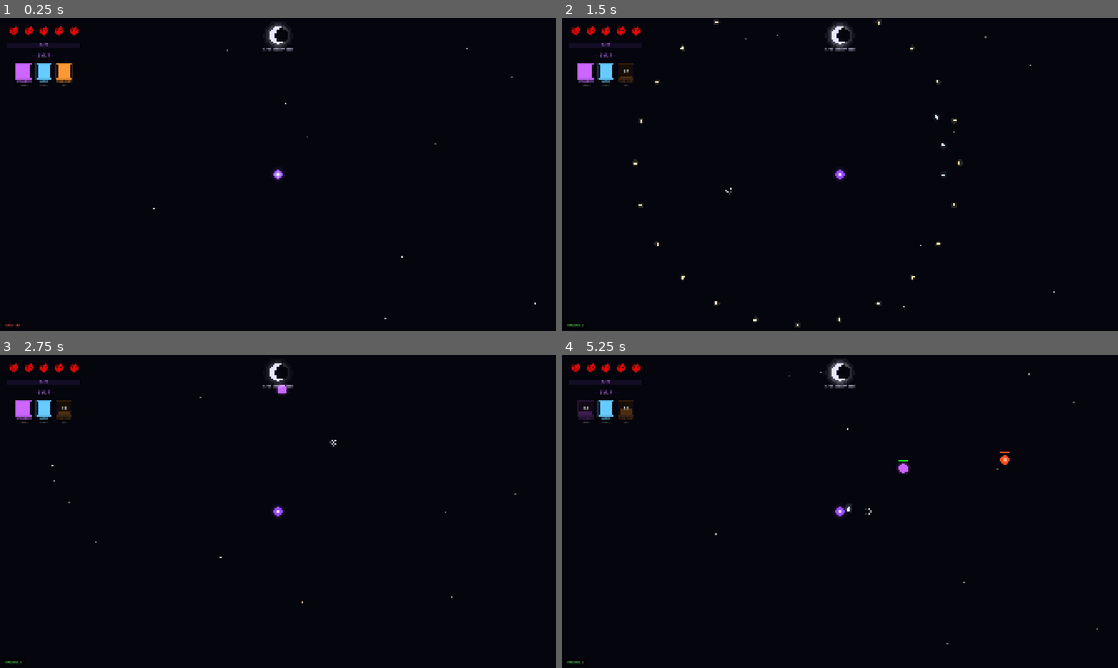
Above: before the commit, frames 1-4 (two rows, left to right).
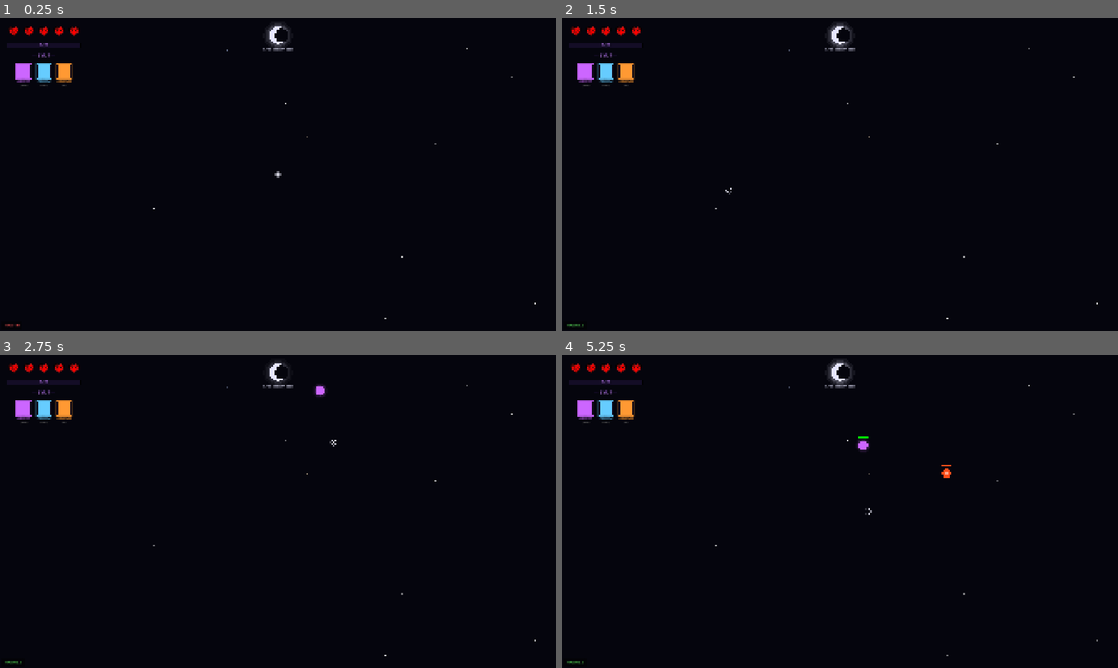
Above: after the commit, the same moments.

Repository: Himanshu-Jorwal/Disorder
Game: Godot game, scene res://Scenes/Game/world.tscn
Two runs of this game, one before a commit and one after it. Both use one fixed random seed, a clock stepped at 60 frames per second and the inputs below. This scene is started directly instead of the project's main scene.
Inputs (mouse positions are in pixels of both pictures, inside the frame that each line leads up to):
- Up to frame 1 (0.25 s): no input
- Up to frame 2 (1.5 s): tap Enter at 0.5 s; move the mouse to (962, 158) at 0.52 s; hold D 0.53-1.28 s; hold X 0.53-1.28 s; click (962, 158) at 0.67 s; move the mouse to (728, 190) at 1.27 s; hold S from 1.28 s (still down); tap X at 1.35 s
- Up to frame 3 (2.75 s): move the mouse to (333, 442) at 2.02 s; release S at 2.03 s; hold D from 2.03 s (still down); hold X from 2.03 s (still down)
- Up to frame 4 (5.25 s): move the mouse to (812, 574) at 2.77 s; release D at 2.78 s; release X at 2.78 s; hold W 2.78-3.53 s; tap X at 2.85, 4.35 s; click (812, 574) at 2.92 s; move the mouse to (1006, 558) at 3.52 s; hold X 3.53-4.28 s; hold A 3.53-5.03 s; move the mouse to (673, 464) at 4.27 s; move the mouse to (867, 511) at 5.02 s; hold S from 5.03 s (still down); hold X from 5.03 s (still down); click (867, 511) at 5.17 s

The runs differ from the first frame. In frame 1, less than 0.1% of the frame differs, in the area x 3-51%, y 19-52%; in frame 2, 0.6%; in frame 3, 0.4%; in frame 4, 0.7%, in the area x 2-97%, y 5-97%.
Error before the commit: Invalid call. Nonexistent function 'get_character' in base 'Nil'. (res://Scripts/Game/player.gd:168)
Error after the commit: Parse Error: Identifier "AudioManager" not declared in the current scope. (res://Scripts/Game/player.gd:237)

Commit message:
Add audio hooks for movement, damage, death, level up, and all abilities

Diff:
--- a/Disorder-0.0.1/Scripts/Game/player.gd
+++ b/Disorder-0.0.1/Scripts/Game/player.gd
@@ -30,6 +30,8 @@
 var bob_timer = 0.0
 var daggers_trail_node = null
 var mirror_smooth = 1.0
+var footstep_timer = 0.0
+const FOOTSTEP_INTERVAL = 0.35
 var attack1_name = "Crossbow"
 var attack2_name = "Lance"
 var absolute_name = "Absolute1"
@@ -229,6 +231,14 @@
 	velocity = direction * BASE_SPEED * speed_multiplier
 	move_and_slide()
 
+	if direction.length() > 0.01:
+		footstep_timer -= delta
+		if footstep_timer <= 0.0:
+			AudioManager.play_sfx("footstep", -6.0)
+			footstep_timer = FOOTSTEP_INTERVAL
+	else:
+		footstep_timer = 0.0
+
 	if has_sprite:
 		# Flip to face whichever side the mouse is on
 		var mouse_pos = get_global_mouse_position()
@@ -278,6 +288,7 @@
 		if milano_charge_timer >= MILANO_CHARGE_TIME:
 			milano_charging = false
 			milano_beam_active = true
+			AudioManager.play_sfx("milano_absolute_fire")
 			milano_beam_timer = 0.0
 			var mouse_pos = get_global_mouse_position()
 			milano_beam_angle = (mouse_pos - global_position).angle()
@@ -336,6 +347,7 @@
 
 # --- ZAIRE ---
 func _zaire_crossbow():
+	AudioManager.play_sfx("zaire_crossbow")
 	var mouse_pos = get_global_mouse_position()
 	var base_dir = (mouse_pos - global_position).normalized()
 	var spread_angles = [-12.0, 0.0, 12.0]
@@ -344,11 +356,13 @@
 		_spawn_star_bullet(global_position, dir, 20, Color(0.85, 0.95, 1.0))
 
 func _zaire_lance():
+	AudioManager.play_sfx("zaire_lance")
 	var mouse_pos = get_global_mouse_position()
 	var dir = (mouse_pos - global_position).normalized()
 	_spawn_piercing_bullet(global_position, dir, 50, Color(0.6, 0.9, 1.0))
 
 func _zaire_absolute():
+	AudioManager.play_sfx("zaire_absolute")
 	for i in range(24):
 		var angle = TAU * i / 24
 		var dir = Vector2(cos(angle), sin(angle))
@@ -356,17 +370,20 @@
 
 # --- DAGGERS ---
 func _daggers_shard():
+	AudioManager.play_sfx("daggers_shard")
 	var mouse_pos = get_global_mouse_position()
 	var dir = (mouse_pos - global_position).normalized()
 	_spawn_splitting_shard(global_position, dir, 20, Color(0.2, 0.9, 0.8))
 
 func _daggers_mirror():
+	AudioManager.play_sfx("daggers_mirror")
 	var clone = preload("res://Scenes/Game/daggers_shadow.tscn").instantiate()
 	clone.position = global_position
 	clone.player_ref = self
 	get_parent().add_child(clone)
 
 func _daggers_absolute():
+	AudioManager.play_sfx("daggers_absolute")
 	var mouse_pos = get_global_mouse_position()
 	var dir = (mouse_pos - global_position).normalized()
 	var start_pos = global_position
@@ -406,17 +423,20 @@
 
 # --- MILANO ---
 func _milano_chime():
+	AudioManager.play_sfx("milano_chime")
 	var mouse_pos = get_global_mouse_position()
 	var dir = (mouse_pos - global_position).normalized()
 	_spawn_heavy_bullet(global_position, dir, 50, Color(1.0, 0.6, 0.1))
 
 func _milano_rift():
+	AudioManager.play_sfx("milano_rift")
 	var mouse_pos = get_global_mouse_position()
 	_spawn_rift(mouse_pos)
 
 func _milano_absolute():
 	if milano_charging or milano_beam_active:
 		return
+	AudioManager.play_sfx("milano_absolute_charge")
 	milano_charging = true
 	milano_charge_timer = 0.0
 
@@ -476,6 +496,7 @@
 	if is_invincible:
 		return
 	hp -= amount
+	AudioManager.play_sfx("player_hurt")
 	is_invincible = true
 	invincibility_timer = INVINCIBILITY_DURATION
 	flash_timer = FLASH_RATE
@@ -484,6 +505,7 @@
 		die()
 
 func die():
+	AudioManager.play_sfx("player_death")
 	get_tree().paused = true
 	var game_over = get_parent().get_node("GameOver")
 	game_over.show_game_over(score)
@@ -494,6 +516,7 @@
 		level_up()
 
 func level_up():
+	AudioManager.play_sfx("level_up")
 	level += 1
 	xp = 0
 	xp_to_next_level = int(xp_to_next_level * 1.4)
